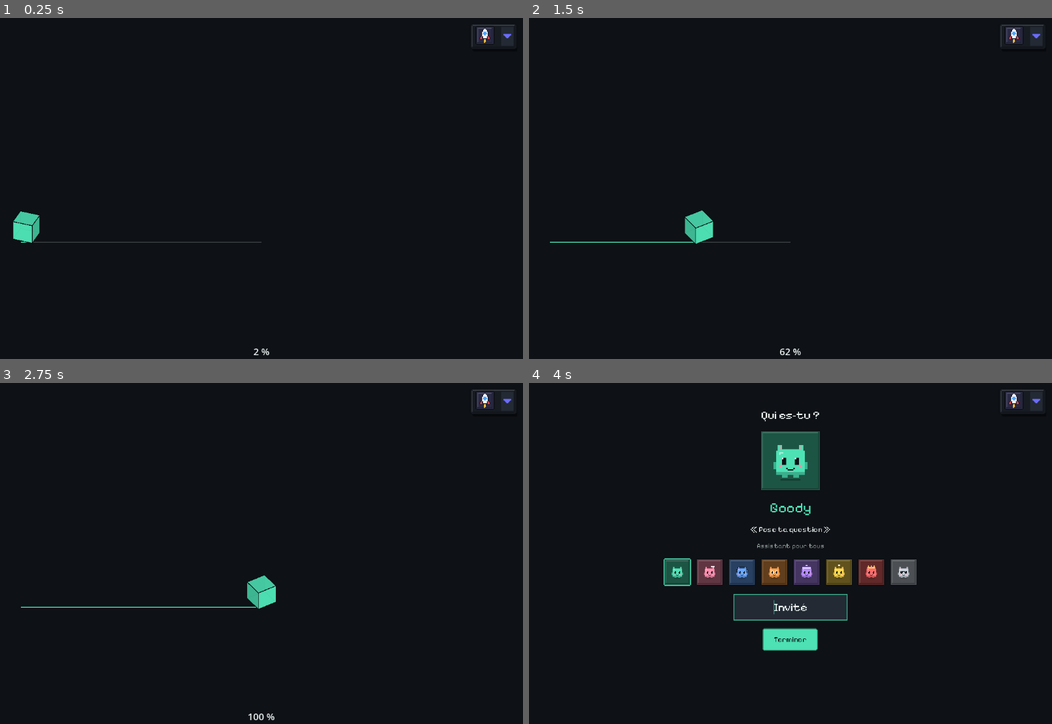
Above: before the commit, frames 1-4 (two rows, left to right).
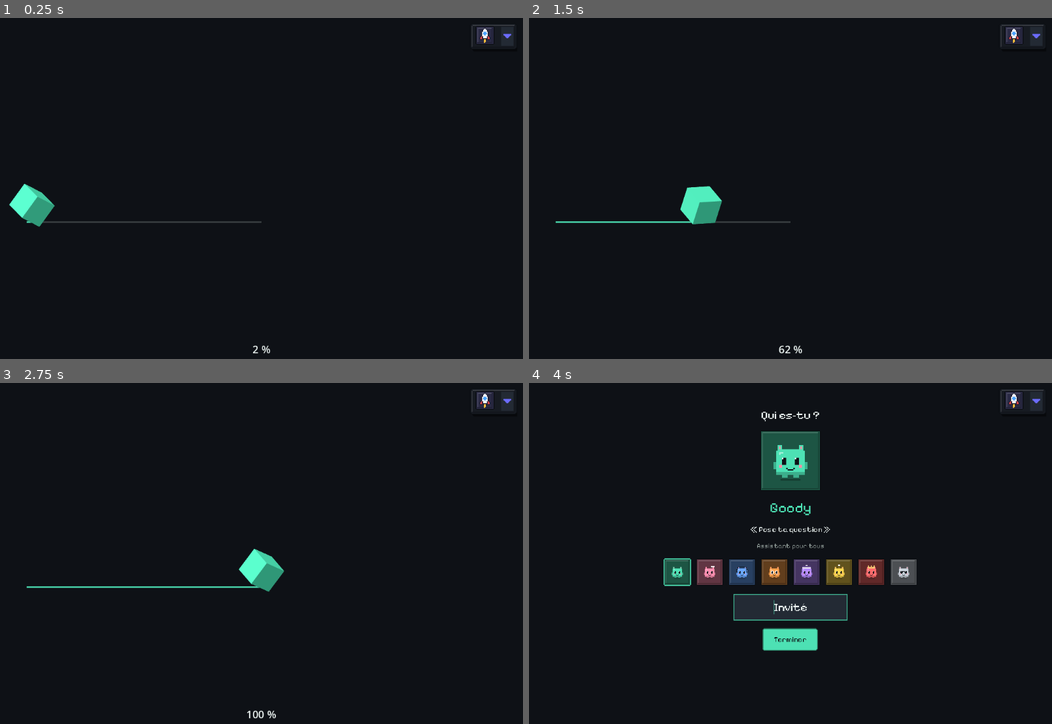
Above: after the commit, the same moments.

Repository: goodview-software/goodview-launcher
Game: Godot game, scene res://boot.tscn
Two runs of this game, one before a commit and one after it. Both use one fixed random seed, a clock stepped at 60 frames per second and the inputs below.
Inputs (mouse positions are in pixels of both pictures, inside the frame that each line leads up to):
- Up to frame 1 (0.25 s): no input
- Up to frame 2 (1.5 s): tap Enter (ui_accept) at 0.5, 0.77 s; move the mouse to (905, 171) at 0.52 s; hold Right 0.53-1.28 s; tap Tab at 0.6 s; click (905, 171) at 0.67 s; move the mouse to (685, 205) at 1.27 s; hold Left from 1.28 s (still down); tap Space at 1.35 s; click (685, 205) at 1.42 s
- Up to frame 3 (2.75 s): tap Enter (ui_accept) at 1.52 s; move the mouse to (313, 478) at 2.02 s; release Left at 2.03 s; hold Right from 2.03 s (still down); tap Tab at 2.1 s; click (313, 478) at 2.17 s
- Up to frame 4 (4 s): move the mouse to (764, 621) at 2.77 s; tap Space at 2.85 s; click (764, 621) at 2.92 s; tap Enter (ui_accept) at 3.02, 3.5, 3.77 s; move the mouse to (947, 604) at 3.52 s; release Right at 3.53 s; hold Left from 3.53 s (still down); tap Tab at 3.6 s; click (947, 604) at 3.67 s

The runs differ from the first frame. In frame 1, 1.3% of the frame differs, in the area x 1-52%, y 48-99%; in frame 2, 1.4%; in frame 3, 1.4%, in the area x 4-55%, y 48-99%; in frame 4, nothing differs.

Commit message:
Chargement : vrai cube 3D (SubViewport) qui roule jusqu'au centre
Co-Authored-By: Claude Sonnet 5.5 <noreply@anthropic.com>

Diff:
--- a/ui/cube_loader.gd
+++ b/ui/cube_loader.gd
@@ -1,22 +1,61 @@
 extends Control
-## Chargement : un cube roule lentement (comme un escargot) du bord gauche jusqu'au centre de l'écran,
-## de 0 à 100 %. `value` (0..1) pilote la position ; `auto` = progression simulée (jamais 100 % avant finish()).
+## Chargement : un vrai cube 3D (SubViewport) roule lentement (comme un escargot) du bord gauche jusqu'au
+## centre de l'écran, de 0 à 100 %. `value` (0..1) pilote la position ; `auto` = progression simulée.
 const T := preload("res://ui/theme.gd")
-const SIZE := 44.0
-const EDGES_FACES := [[0, 1, 2, 3], [4, 5, 6, 7], [0, 1, 5, 4], [2, 3, 7, 6], [1, 2, 6, 5], [0, 3, 7, 4]]
+const SIZE := 56.0
 
 var value := 0.0: set = _set_value
 var auto := true
 var _t := 0.0
+var _svc: SubViewportContainer
+var _vp: SubViewport
+var _cube: MeshInstance3D
+var _cam: Camera3D
 
 
 func _init() -> void:
-	custom_minimum_size = Vector2(0, 220)
+	custom_minimum_size = Vector2(0, 240)
 	size_flags_horizontal = Control.SIZE_EXPAND_FILL
+	_svc = SubViewportContainer.new()
+	_svc.stretch = true
+	_svc.mouse_filter = Control.MOUSE_FILTER_IGNORE
+	_svc.set_anchors_and_offsets_preset(Control.PRESET_FULL_RECT)
+	add_child(_svc)
+	_vp = SubViewport.new()
+	_vp.transparent_bg = true
+	_vp.own_world_3d = true
+	_vp.msaa_3d = Viewport.MSAA_4X
+	_svc.add_child(_vp)
+	_cam = Camera3D.new()
+	_cam.projection = Camera3D.PROJECTION_ORTHOGONAL
+	_cam.position = Vector3(0, 0, 600)
+	_vp.add_child(_cam)
+	var sun := DirectionalLight3D.new()
+	sun.rotation_degrees = Vector3(-35, -30, 0)
+	_vp.add_child(sun)
+	var env := Environment.new()
+	env.background_mode = Environment.BG_CLEAR_COLOR
+	env.ambient_light_source = Environment.AMBIENT_SOURCE_COLOR
+	env.ambient_light_color = T.TEXT
+	env.ambient_light_energy = 0.45
+	var we := WorldEnvironment.new()
+	we.environment = env
+	_vp.add_child(we)
+	_cube = MeshInstance3D.new()
+	var bm := BoxMesh.new()
+	bm.size = Vector3.ONE * SIZE
+	_cube.mesh = bm
+	var m := StandardMaterial3D.new()
+	m.albedo_color = T.OK
+	m.roughness = 0.45
+	_cube.material_override = m
+	_vp.add_child(_cube)
+	resized.connect(_layout)
 
 
 func _set_value(v: float) -> void:
 	value = clampf(v, 0.0, 1.0)
+	_layout()
 	queue_redraw()
 
 
@@ -26,50 +65,39 @@
 	value = 1.0
 
 
+func _x0() -> float:
+	return SIZE
+
+
+func _ground() -> float:
+	return size.y * 0.55
+
+
+func _layout() -> void:
+	if _cam == null or size.x < 1.0:
+		return
+	_cam.size = size.y
+	var x := lerpf(_x0(), size.x * 0.5, value)
+	_cube.position = Vector3(x - size.x * 0.5, size.y * 0.5 - _ground(), 0)
+	# roule : une rotation proportionnelle au chemin parcouru + petite inclinaison pour voir la 3D
+	var roll := -(x - _x0()) / (SIZE * 0.5)
+	_cube.basis = Basis.from_euler(Vector3(0.5 + sin(_t * 0.8) * 0.1, 0.6, 0)) * Basis(Vector3.BACK, roll)
+
+
 func _process(dt: float) -> void:
 	_t += dt
 	if auto:
 		value = minf(0.99, 1.0 - exp(-_t / 2.5))
 	else:
-		queue_redraw()
+		_layout()
+	queue_redraw()
 
 
 func _draw() -> void:
-	var w := size.x
-	var gy := size.y * 0.62
-	var x0 := SIZE
-	var x := lerpf(x0, w * 0.5, value)
-	# piste
-	draw_line(Vector2(x0, gy + SIZE * 0.5 + 6), Vector2(w * 0.5, gy + SIZE * 0.5 + 6), Color(T.DIM, 0.35), 2.0)
-	draw_line(Vector2(x0, gy + SIZE * 0.5 + 6), Vector2(x, gy + SIZE * 0.5 + 6), T.OK, 2.0)
-	# le cube tourne en proportion du chemin parcouru + tourne sur lui-même doucement
-	var ay := (x - x0) / SIZE * 0.9 + _t * 0.6
-	var ax := 0.55 + sin(_t * 0.8) * 0.15
-	var pts: Array[Vector3] = []
-	for i in 8:
-		var v := Vector3(-1 if (i & 1) == 0 else 1, -1 if (i & 2) == 0 else 1, -1 if (i & 4) == 0 else 1) * (SIZE * 0.5)
-		pts.append(v.rotated(Vector3.UP, ay).rotated(Vector3.RIGHT, ax))
-	# sommets dans l'ordre des faces ci-dessus : remap bits -> indices (0..7 comme coins du cube)
-	var order := [0, 1, 3, 2, 4, 5, 7, 6]
-	var faces: Array = []
-	for f in EDGES_FACES:
-		var q: Array = []
-		var zs := 0.0
-		for k in f:
-			var p: Vector3 = pts[order[k]]
-			q.append(p)
-			zs += p.z
-		faces.append([zs, q])
-	faces.sort_custom(func(a, b): return a[0] > b[0])  # fond d'abord
-	var c := Vector2(x, gy - SIZE * 0.1)
-	for i in faces.size():
-		var poly := PackedVector2Array()
-		for p in faces[i][1]:
-			poly.append(c + Vector2(p.x, p.y))
-		var shade := 0.55 + 0.45 * float(i) / float(faces.size() - 1)
-		draw_colored_polygon(poly, Color(T.OK.r * shade, T.OK.g * shade, T.OK.b * shade, 0.95))
-		poly.append(poly[0])
-		draw_polyline(poly, T.ON_ACCENT, 1.5)
+	var gy := _ground() + SIZE * 0.5 + 8.0
+	var xe := size.x * 0.5
+	var x := lerpf(_x0(), xe, value)
+	draw_line(Vector2(_x0(), gy), Vector2(xe, gy), Color(T.DIM, 0.35), 3.0)
+	draw_line(Vector2(_x0(), gy), Vector2(x, gy), T.OK, 3.0)
 	var f := ThemeDB.fallback_font
-	var s := "%d %%" % int(round(value * 100.0))
-	draw_string(f, Vector2(0, size.y - 8), s, HORIZONTAL_ALIGNMENT_CENTER, w, 20, T.TEXT)
+	draw_string(f, Vector2(0, size.y - 12), "%d %%" % int(round(value * 100.0)), HORIZONTAL_ALIGNMENT_CENTER, size.x, 22, T.TEXT)
